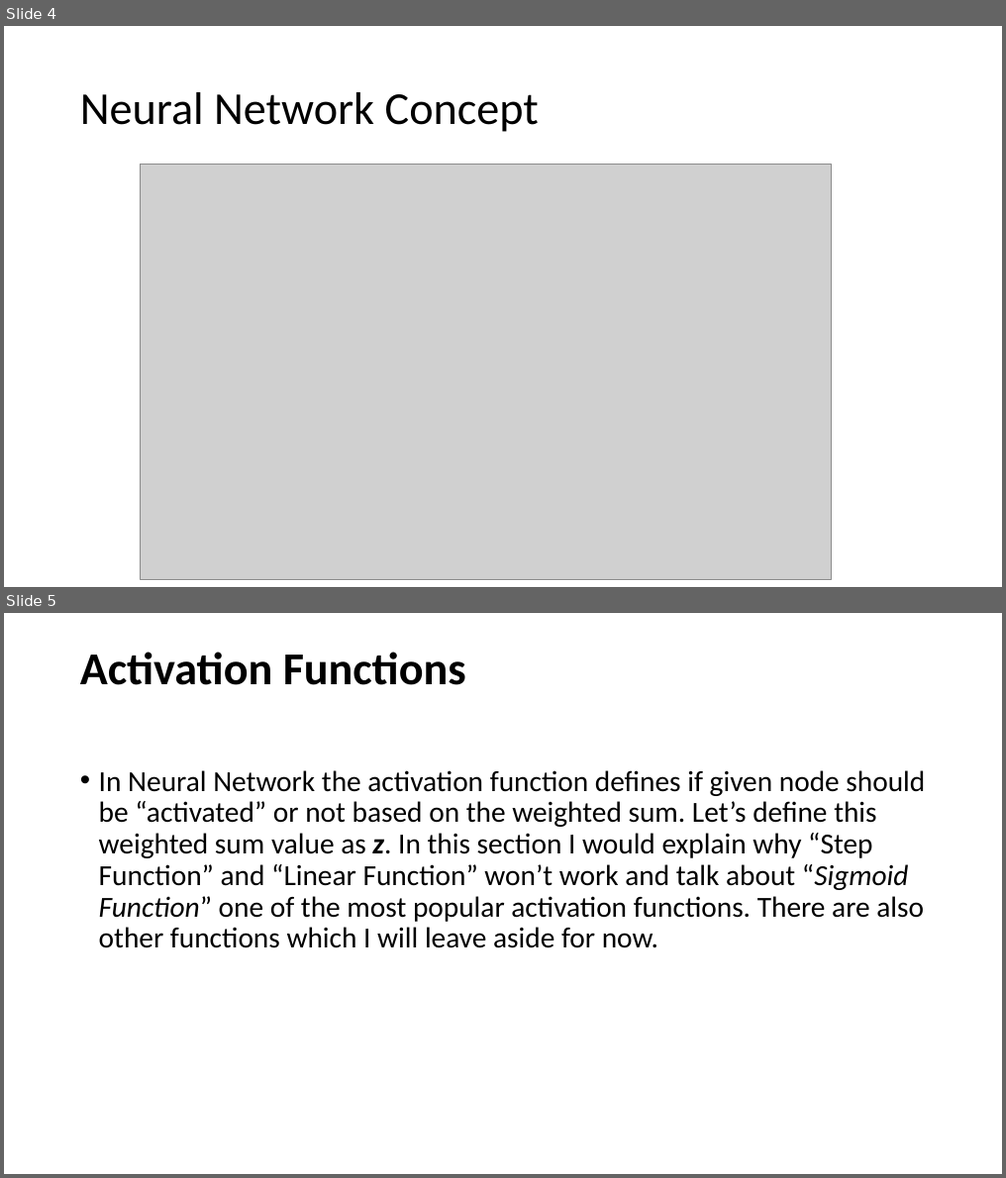
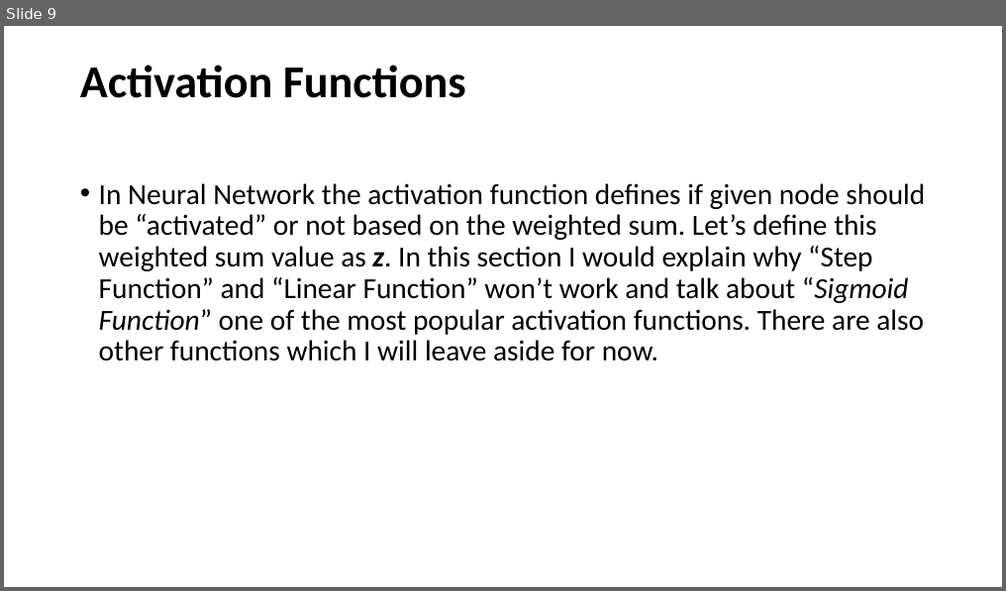
Before and after one commit to RashmivernekarN/ai_with_python_keonics, a slide deck: Module7/7ppt.pptx. Shown one above the other, each under a label of ours: slides 4 and 5 before the commit, slide 9 after it. The pictures are 1006x1178 and 1006x591 pixels, drawn with LibreOffice and Linux fonts; fonts in the diff are those of the drawing; grey boxes stand for pictures. Boxes give left, top, right and bottom in pixels: in the first picture for what was removed or moved away, otherwise in the second. Text is boxed around its words. In the diff, an @@ line names an element or a change of style, - is before the commit and + after.

Commit message:
09-11-2022

```diff
--- a/Module7/7ppt.pptx
+++ b/Module7/7ppt.pptx
@@ slide 4 removed at bbox=[4, 26, 1002, 587], background #FFFFFF @@
@@ title removed at bbox=[80, 92, 539, 132] @@
-Neural Network Concept
@@ picture removed at bbox=[140, 165, 832, 579] @@
@@ what was slide 5 is now slide 9 @@
```
Also in this commit, not shown: 6 slides added, 1 other slide removed.
